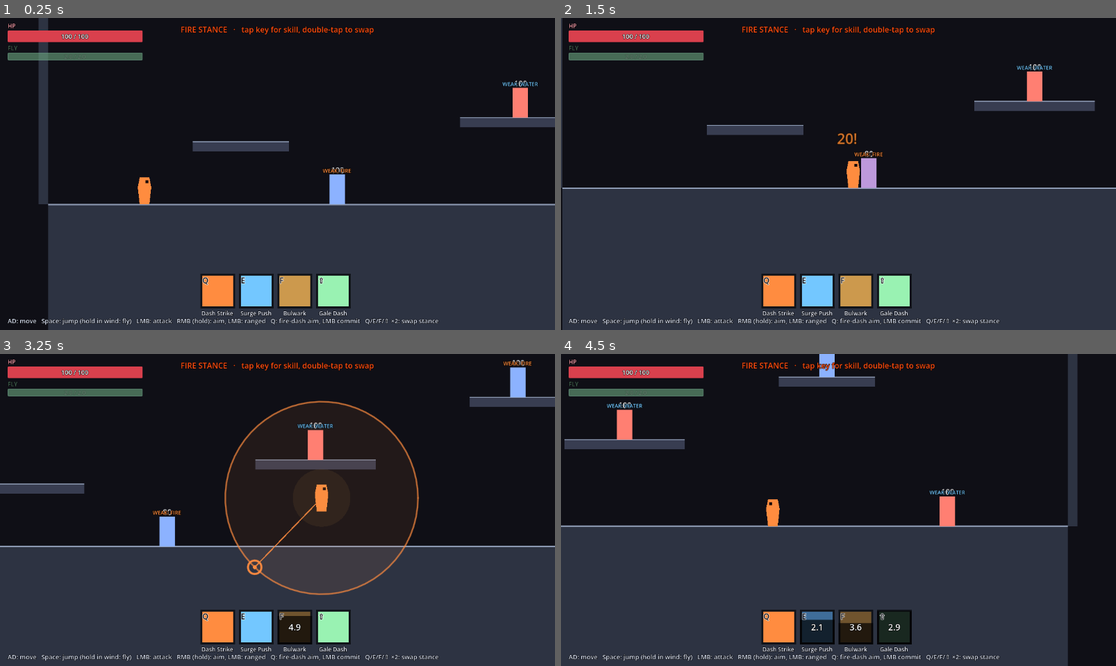
Above: before the commit, frames 1-4 (two rows, left to right).
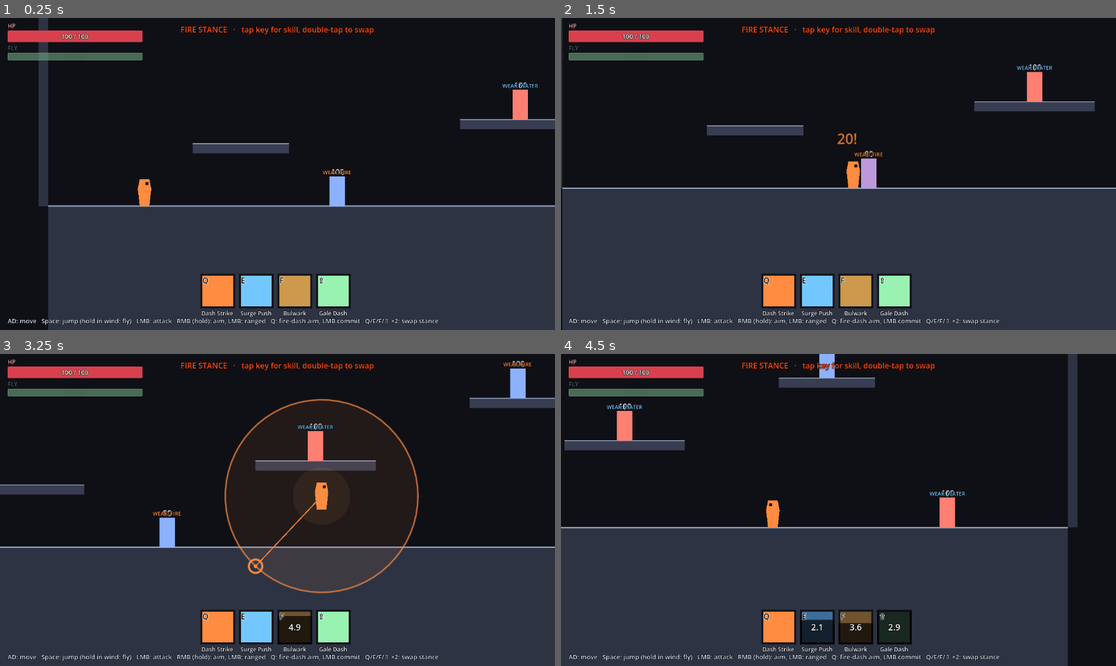
Above: after the commit, the same moments.

Repository: popcaf/achildspiritmechanicedemo
Game: Godot game, scene res://scenes/maps/test_map.tscn
The game is run twice, just before and just after one commit, with the same random seed, the same clock (stepped at 60 frames per second) and the same inputs.
Inputs (mouse positions are in pixels of both pictures, inside the frame that each line leads up to):
- Up to frame 1 (0.25 s): no input
- Up to frame 2 (1.5 s): tap Enter at 0.5, 1.25 s; move the mouse to (960, 158) at 0.52 s; hold Right mouse button (aim_mode) 0.53-1.28 s; hold D (move_right) from 0.53 s (still down); tap Space (jump) at 0.77 s; move the mouse to (727, 189) at 1.27 s; click (727, 189) at 1.35 s
- Up to frame 3 (3.25 s): tap Space (jump) at 1.52, 3.02 s; tap Enter at 2, 2.75 s; move the mouse to (333, 441) at 2.02 s; release D (move_right) at 2.03 s; hold A (move_left) 2.03-2.78 s; tap F (stance_earth) at 2.1 s; move the mouse to (249, 572) at 2.77 s; hold D (move_right) from 2.78 s (still down); tap Q (stance_fire) at 2.85 s
- Up to frame 4 (4.5 s): tap Enter at 3.5, 4.25 s; move the mouse to (1005, 556) at 3.52 s; tap E (stance_water) at 3.6 s; tap Space (jump) at 3.77 s; move the mouse to (672, 463) at 4.27 s; release D (move_right) at 4.28 s; hold A (move_left) from 4.28 s (still down); tap Shift (stance_wind) at 4.35 s

The runs differ from the first frame. In frame 1, 1.8% of the frame differs, in the area x 7-100%, y 20-61%; in frame 2, 0.3%; in frame 3, 2.5%, in the area x 0-100%, y 1-78%; in frame 4, 1.7%.

Commit message:
Version 0.0.4b

Diff:
--- a/scripts/entities/player/player.gd
+++ b/scripts/entities/player/player.gd
@@ -1,6 +1,6 @@
 extends CharacterBody2D
 
-const GRAVITY := 3000.0
+const GRAVITY := 2500.0
 const MOVE_SPEED := 650.0
 const JUMP_VELOCITY := -850.0
 const MAX_AIR_JUMPS := 1
@@ -184,6 +184,10 @@
 		velocity.y = 0.0
 	else:
 		velocity.x = input_x * MOVE_SPEED
+		# Kill leftover upward momentum from a fire-dash (would otherwise launch
+		# the player into the sky for ~0.7s before gravity catches up).
+		if velocity.y < JUMP_VELOCITY:
+			velocity.y = 0.0
 		velocity.y += GRAVITY * delta
 		if is_on_floor():
 			air_jumps_left = MAX_AIR_JUMPS
